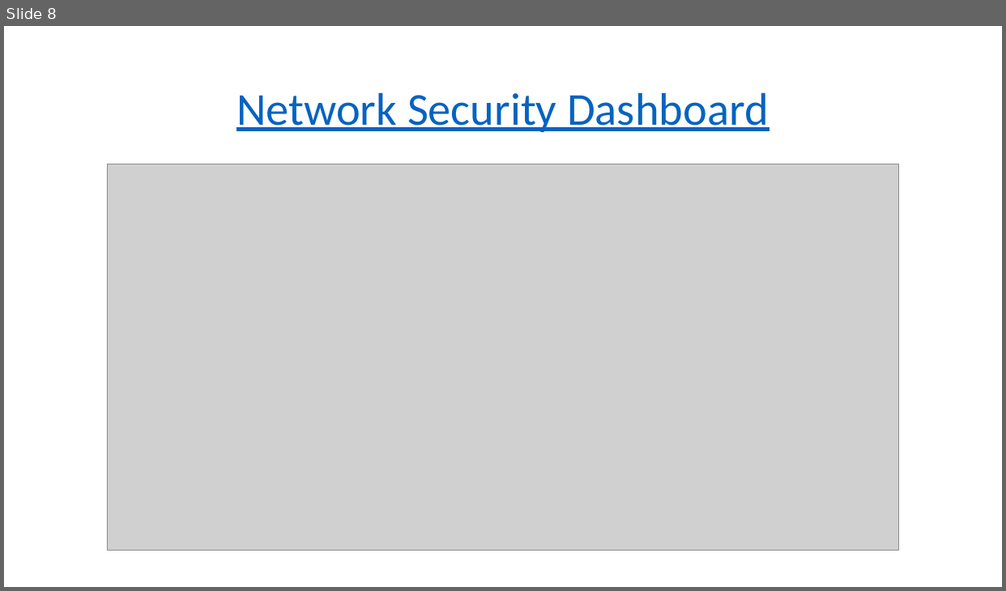
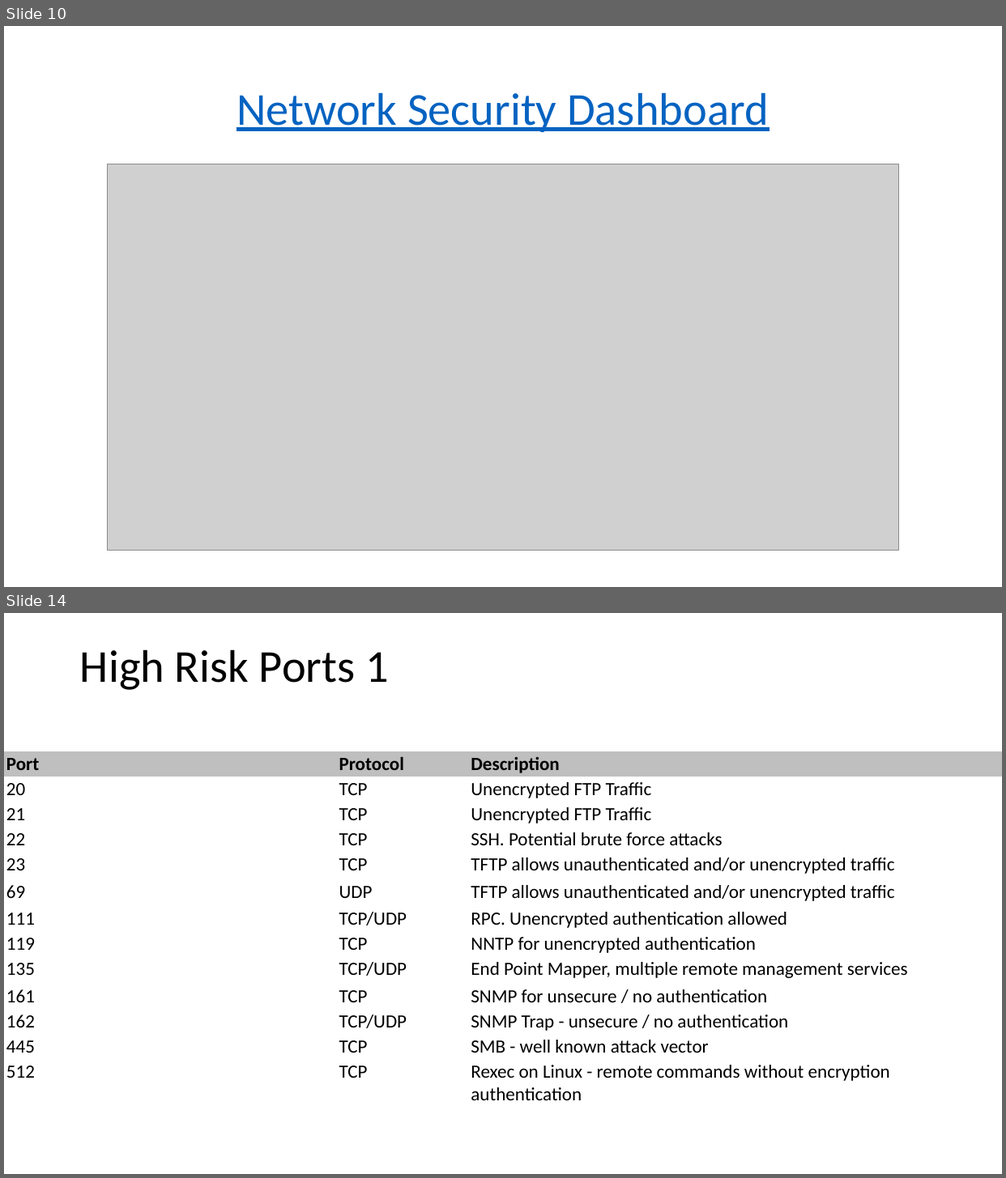
Before and after one commit to swiftsolves-msft/decks, a slide deck: Enterprise NSG Enforcement.pptx. Shown one above the other, each under a label of ours: slide 8 before the commit, slides 10 and 14 after it; the slides between them are not shown. The pictures are 1006x591 and 1006x1178 pixels, drawn with LibreOffice and Linux fonts; fonts in the diff are those of the drawing; grey boxes stand for pictures. Boxes give left, top, right and bottom in pixels: in the first picture for what was removed or moved away, otherwise in the second. Text is boxed around its words. In the diff, an @@ line names an element or a change of style, - is before the commit and + after.

```diff
--- a/Enterprise NSG Enforcement.pptx
+++ b/Enterprise NSG Enforcement.pptx
@@ slide 14 added at [4,613,1002,1174], background #FFFFFF @@
@@ title added at [80,649,389,690], 44 pt, text #000000 @@
+High Risk Ports 1
@@ table added at [4,752,1002,1104], 13 rows, 3 columns @@
+Port | Protocol | Description
+20 | TCP | Unencrypted FTP Traffic
+21 | TCP | Unencrypted FTP Traffic
+22 | TCP | SSH. Potential brute force attacks
+23 | TCP | TFTP allows unauthenticated and/or unencrypted traffic
+69 | UDP | TFTP allows unauthenticated and/or unencrypted traffic
+111 | TCP/UDP | RPC. Unencrypted authentication allowed
+119 | TCP | NNTP for unencrypted authentication
+135 | TCP/UDP | End Point Mapper, multiple remote management services
+161 | TCP | SNMP for unsecure / no authentication
+162 | TCP/UDP | SNMP Trap - unsecure / no authentication
+445 | TCP | SMB - well known attack vector
+512 | TCP | Rexec on Linux - remote commands without encryption authentication
@@ what was slide 8 is now slide 10 @@
```
Also in this commit, not shown: 2 slides changed, 5 other slides added.
